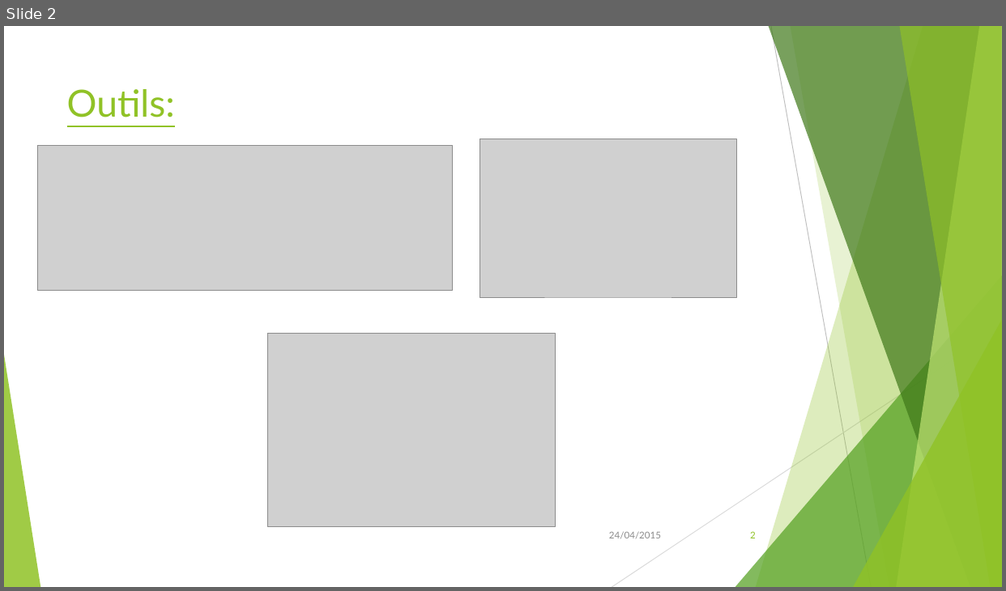
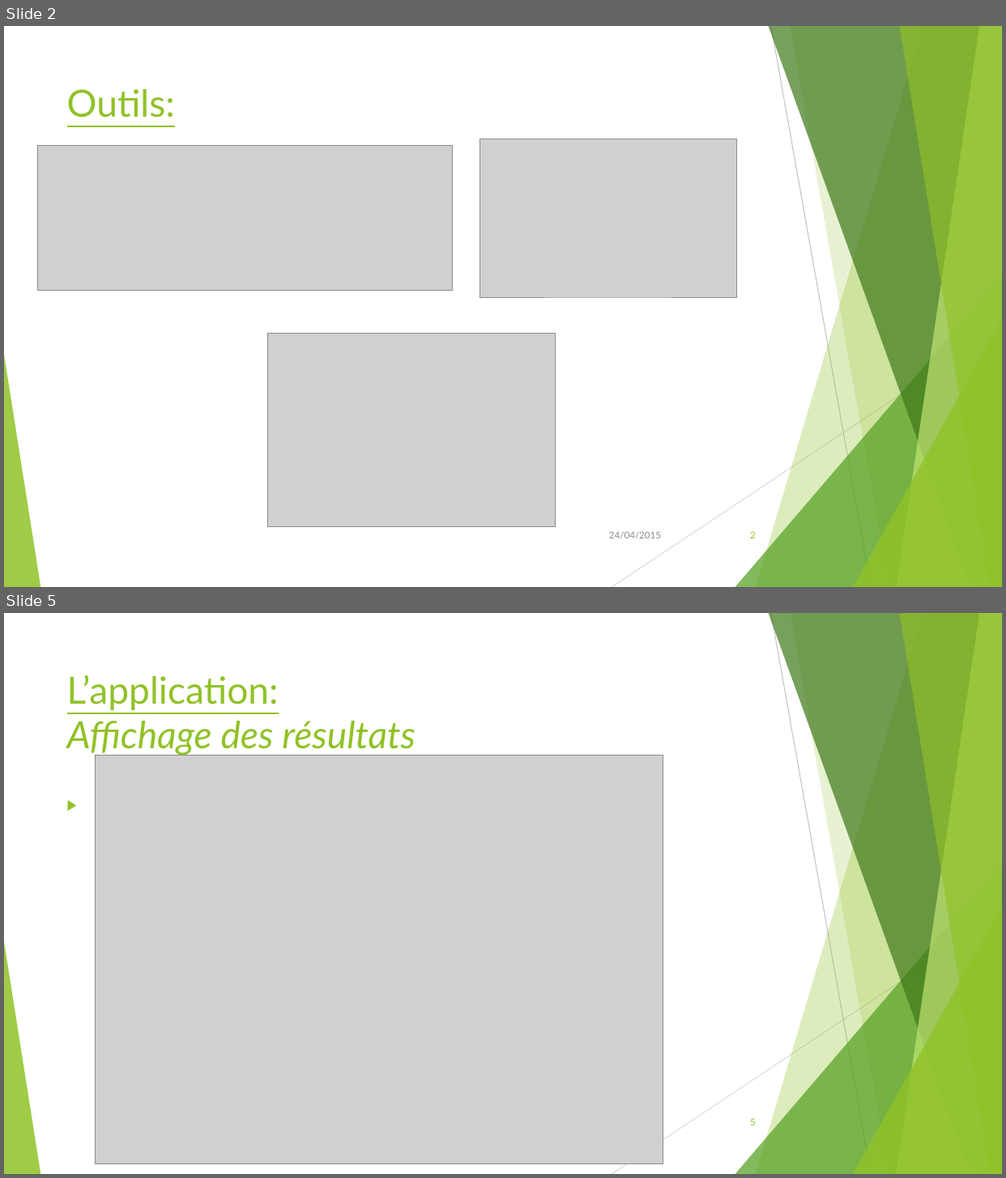
Before and after one commit to LeoGaudias/Projet_IA, a slide deck: presentationia.pptx. Shown one above the other, each under a label of ours: slide 2 before the commit, slides 2 and 5 after it; the slides between them are not shown. The pictures are 1006x591 and 1006x1178 pixels, drawn with LibreOffice and Linux fonts; fonts in the diff are those of the drawing; grey boxes stand for pictures. Boxes give left, top, right and bottom in pixels: in the first picture for what was removed or moved away, otherwise in the second. Text is boxed around its words. In the diff, an @@ line names an element or a change of style, - is before the commit and + after.

```diff
--- a/presentationia.pptx
+++ b/presentationia.pptx
@@ slide 5 added at (4,613,1002,1174), background #FFFFFF; not listed: 10 template elements that a slide beside it also shows @@
@@ title added at (67,675,415,756), 36 pt, text #90C226, italic @@
+L’application:
+Affichage des résultats
@@ picture added at (95,756,663,1164) @@
@@ text added at (95,795,144,816), 18 pt, text #404040 @@
+▶ Image écran
@@ page number added at (750,1118,756,1126), 9 pt, text #90C226 @@
+5
```
Also in this commit, not shown: 4 slides changed, 1 other slide added, 1 other file.
